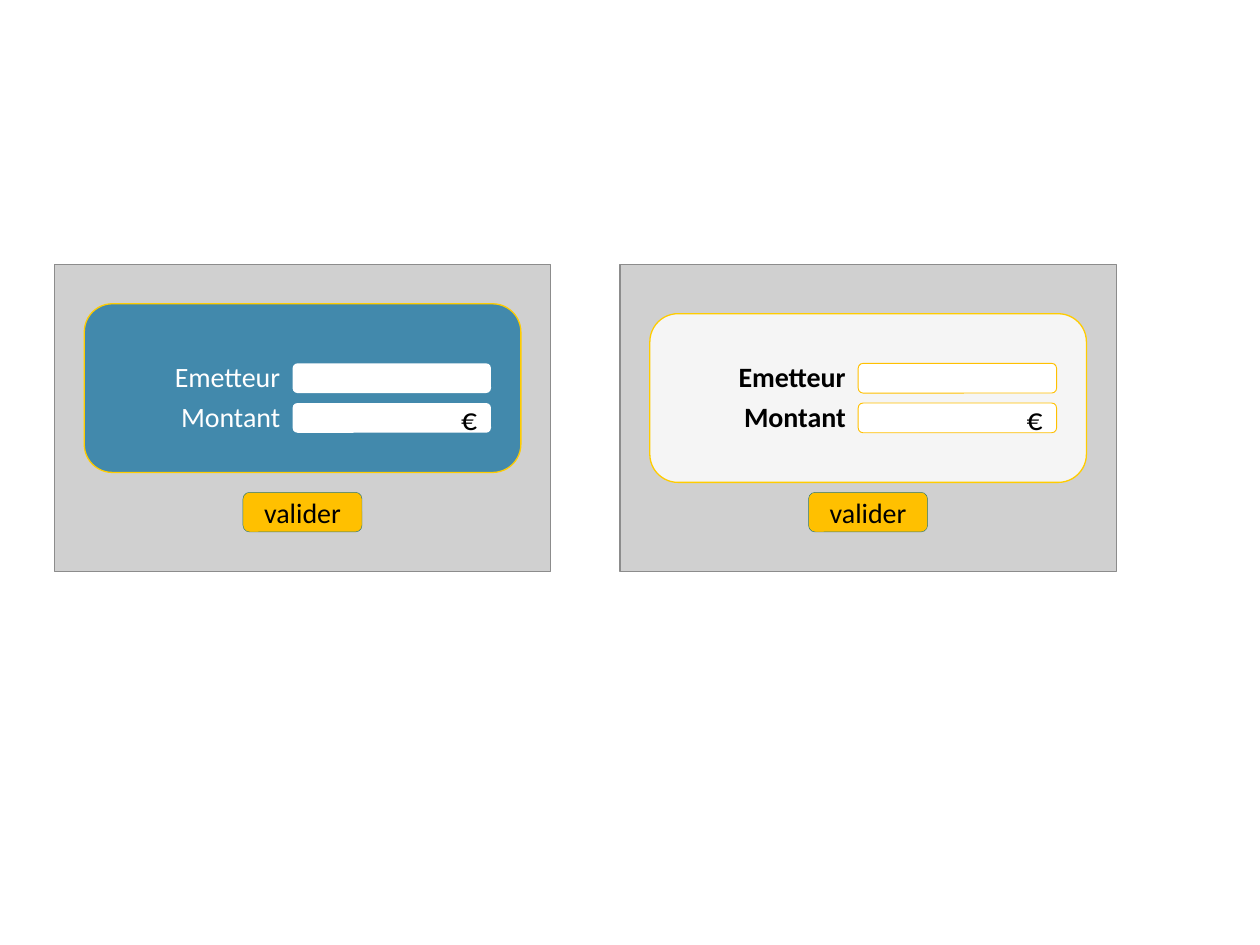
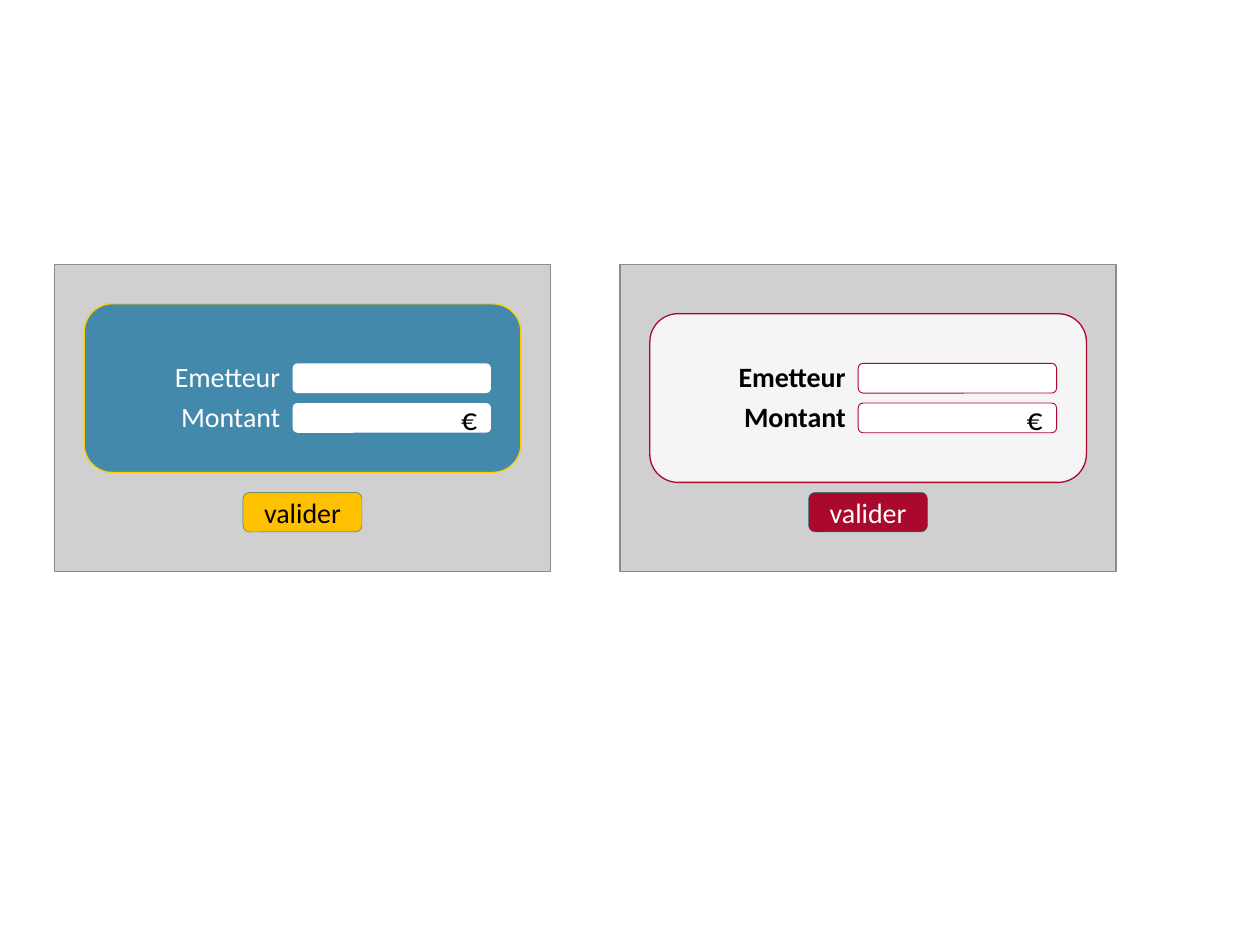
Before and after one commit to Tinkerbell777/gestion_compte, a slide deck: slide 8 of maquette_autre_fond.pptx. Drawn at 1260x945 pixels with LibreOffice and Linux fonts; fonts in the diff are those of the drawing; grey boxes stand for pictures. Boxes give left, top, right and bottom in pixels: in the first picture for what was removed or moved away, otherwise in the second. Text is boxed around its words. In the diff, an @@ line names an element or a change of style, - is before the commit and + after.

```diff
--- a/maquette_autre_fond.pptx
+++ b/maquette_autre_fond.pptx
@@ picture at (620,265,1116,572): rotation 180 to 0 degrees @@
@@ rounded rectangle at (650,314,1086,483): outline #FFCC00 0.75 pt to #AA082D 0.75 pt @@
@@ rounded rectangle at (858,363,1056,393): outline #FFC000 0.5 pt to #AA082D 0.5 pt @@
@@ rounded rectangle "€" at (858,403,1056,433): outline #FFC000 0.5 pt to #AA082D 0.5 pt @@
@@ rounded rectangle "valider" at (809,493,927,532): text colour #000000 to #FFFFFF; fill #FFC000 to #AA082D @@
```
Also in this commit, not shown: 10 other slides changed, 5 other files.
